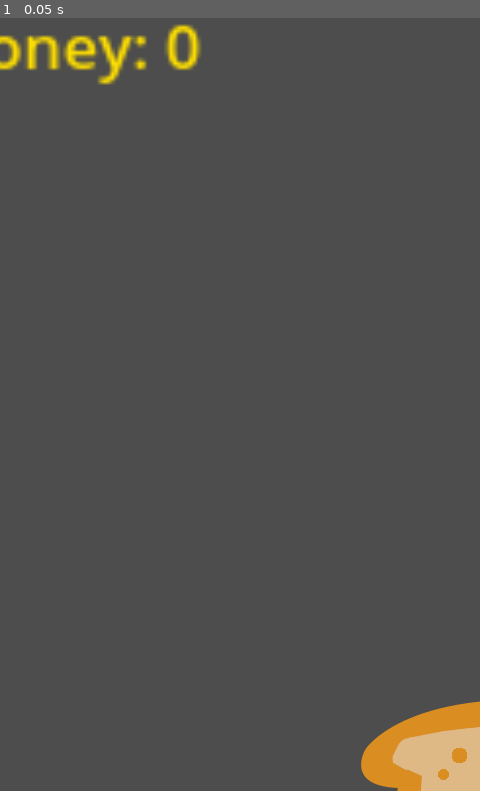
Above: before the commit, frame 1.
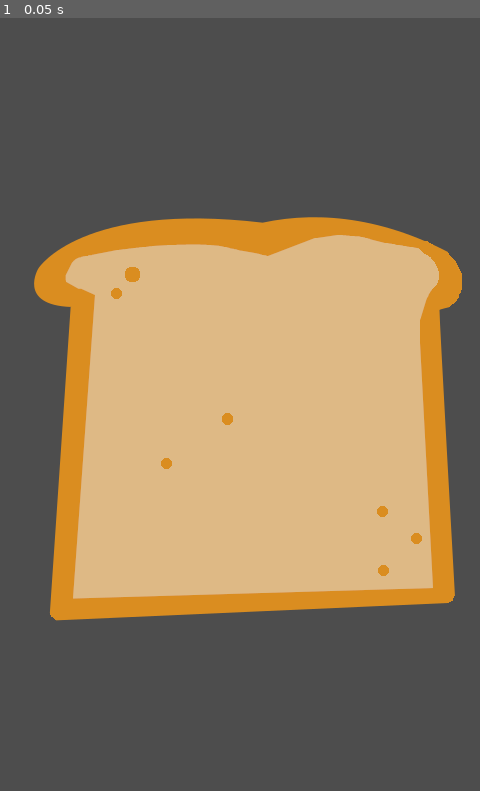
Above: after the commit, the same moment.

Repository: NicoHeinola/BreadSlicerIdle
Game: Godot game, scene res://scenes/main.tscn
Same seed, same stepped clock (60 frames per second), same inputs: the game is played once before the commit and once after it.
Inputs:
- Up to frame 1 (0.05 s): no input

The runs differ from the first frame. In frame 1, 44% of the frame differs, in the area x 0-100%, y 0-100%.
Error before the commit: Parse Error: Identifier "Global" not declared in the current scope. (res://scripts/Labels/MoneyLabel.gd:7)

Commit message:
UI creation

Diff:
--- a/project.godot
+++ b/project.godot
@@ -17,8 +17,10 @@
 
 [autoload]
 
+Global="*res://scripts/Global.gd"
+BreadTextureDatas="*res://scripts/bread/BreadTextureDatas.gd"
+BreadDatas="*res://scripts/bread/BreadDatas.gd"
 GlobalStats="*res://scripts/GlobalStats.gd"
-BreadDatas="*res://scripts/bread/BreadDatas.gd"
 
 [display]
 
--- /dev/null
+++ b/scenes/UI/BoostsUI.tscn
@@ -0,0 +1,11 @@
+[gd_scene format=3 uid="uid://lw1yf8yux35a"]
+
+[node name="CanvasLayer" type="CanvasLayer"]
+
+[node name="Control" type="Control" parent="."]
+layout_mode = 3
+anchors_preset = 15
+anchor_right = 1.0
+anchor_bottom = 1.0
+grow_horizontal = 2
+grow_vertical = 2
--- a/scenes/UI/user_interface.tscn
+++ b/scenes/UI/HomeUI.tscn
@@ -1,6 +1,7 @@
 [gd_scene load_steps=3 format=3 uid="uid://bftahomygbopw"]
 
 [sub_resource type="LabelSettings" id="LabelSettings_1ih4u"]
+line_spacing = -5.0
 font_size = 24
 font_color = Color(0.945098, 0.835294, 0.129412, 1)
 
@@ -35,58 +36,42 @@
 layout_mode = 2
 size_flags_horizontal = 4
 size_flags_vertical = 0
-text = "Money"
+text = "Money:
+0"
 label_settings = SubResource("LabelSettings_1ih4u")
+horizontal_alignment = 1
 
 [node name="Gems" type="Label" parent="Control/CurrencyUI"]
 layout_mode = 2
 size_flags_horizontal = 8
 size_flags_vertical = 0
-text = "GEMS"
+text = "Gems
+"
 label_settings = SubResource("LabelSettings_dq4i7")
 
-[node name="Button" type="Button" parent="Control"]
-layout_mode = 2
+[node name="StoreButton" type="Button" parent="Control"]
 offset_top = 693.0
-offset_right = 96.0
+offset_right = 160.0
 offset_bottom = 789.0
 scale = Vector2(1, 1.12)
 size_flags_horizontal = 4
 size_flags_vertical = 8
-text = "?"
+text = "Store
+"
 
-[node name="Button2" type="Button" parent="Control"]
-offset_left = 96.0
+[node name="UpgradeButton" type="Button" parent="Control"]
+offset_left = 160.0
 offset_top = 693.0
-offset_right = 192.0
+offset_right = 320.0
 offset_bottom = 789.0
 scale = Vector2(1, 1.12)
 size_flags_horizontal = 4
 size_flags_vertical = 8
-text = "?"
-
-[node name="UpgradeButton" type="Button" parent="Control"]
-offset_left = 192.0
-offset_top = 693.0
-offset_right = 288.0
-offset_bottom = 789.0
-scale = Vector2(1, 1.12)
-size_flags_horizontal = 4
-size_flags_vertical = 8
-text = "Upgrades"
-
-[node name="ShopButton" type="Button" parent="Control"]
-offset_left = 288.0
-offset_top = 693.0
-offset_right = 384.0
-offset_bottom = 789.0
-scale = Vector2(1, 1.12)
-size_flags_horizontal = 4
-size_flags_vertical = 8
-text = "Shop"
+text = "Upgrades
+"
 
 [node name="SettingsButton" type="Button" parent="Control"]
-offset_left = 384.0
+offset_left = 320.0
 offset_top = 693.0
 offset_right = 480.0
 offset_bottom = 789.0
@@ -94,3 +79,11 @@
 size_flags_horizontal = 4
 size_flags_vertical = 8
 text = "Settings"
+
+[node name="Button" type="Button" parent="Control"]
+layout_mode = 1
+offset_left = 17.0
+offset_top = 17.0
+offset_right = 87.0
+offset_bottom = 67.0
+text = "Boost"
--- /dev/null
+++ b/scenes/UI/SettingsUI.tscn
@@ -0,0 +1,11 @@
+[gd_scene format=3 uid="uid://p2ggt0johik6"]
+
+[node name="CanvasLayer" type="CanvasLayer"]
+
+[node name="Control" type="Control" parent="."]
+layout_mode = 3
+anchors_preset = 15
+anchor_right = 1.0
+anchor_bottom = 1.0
+grow_horizontal = 2
+grow_vertical = 2
--- /dev/null
+++ b/scenes/UI/StoreUI.tscn
@@ -0,0 +1,11 @@
+[gd_scene format=3 uid="uid://xc01irupolw2"]
+
+[node name="CanvasLayer" type="CanvasLayer"]
+
+[node name="Control" type="Control" parent="."]
+layout_mode = 3
+anchors_preset = 15
+anchor_right = 1.0
+anchor_bottom = 1.0
+grow_horizontal = 2
+grow_vertical = 2
--- /dev/null
+++ b/scenes/UI/UpgradesUI.tscn
@@ -0,0 +1,11 @@
+[gd_scene format=3 uid="uid://cmxkvrrk72yfy"]
+
+[node name="CanvasLayer" type="CanvasLayer"]
+
+[node name="Control" type="Control" parent="."]
+layout_mode = 3
+anchors_preset = 15
+anchor_right = 1.0
+anchor_bottom = 1.0
+grow_horizontal = 2
+grow_vertical = 2
--- a/scenes/main.tscn
+++ b/scenes/main.tscn
@@ -1,28 +1,8 @@
-[gd_scene load_steps=4 format=3 uid="uid://dv6mgjn6lm01h"]
+[gd_scene load_steps=2 format=3 uid="uid://dv6mgjn6lm01h"]
 
-[ext_resource type="PackedScene" uid="uid://bwgsjk8akcba8" path="res://scenes/bread/Bread.tscn" id="2_ef2pw"]
-[ext_resource type="Script" path="res://scripts/Labels/MoneyLabel.gd" id="3_u1oel"]
-
-[sub_resource type="LabelSettings" id="LabelSettings_pwgkn"]
-font_color = Color(1, 0.87451, 0, 1)
+[ext_resource type="PackedScene" path="res://scenes/bread/BreadController.tscn" id="1_vhb7q"]
 
 [node name="Main" type="Node2D"]
-position = Vector2(329, 484)
+position = Vector2(2, 3)
 
-[node name="bread" parent="." instance=ExtResource("2_ef2pw")]
-offset_left = -106.667
-offset_top = -8.33334
-offset_right = -106.667
-offset_bottom = -8.33334
-
-[node name="Money" type="Label" parent="."]
-offset_left = -401.668
-offset_top = -471.428
-offset_right = -330.668
-offset_bottom = -448.428
-scale = Vector2(3.90434, 3.61336)
-text = "Money: 0"
-label_settings = SubResource("LabelSettings_pwgkn")
-script = ExtResource("3_u1oel")
-
-[connection signal="sliced_bread_signal" from="bread" to="Money" method="_on_bread_sliced_bread_signal"]
+[node name="BreadController" parent="." instance=ExtResource("1_vhb7q")]
--- /dev/null
+++ b/scripts/Global.gd
@@ -0,0 +1,9 @@
+extends Node
+
+var money: int = 0
+var gems: int = 0
+
+var ascension_points: int = 0
+var super_ascension_points: int = 0
+
+signal moneyChanged()
